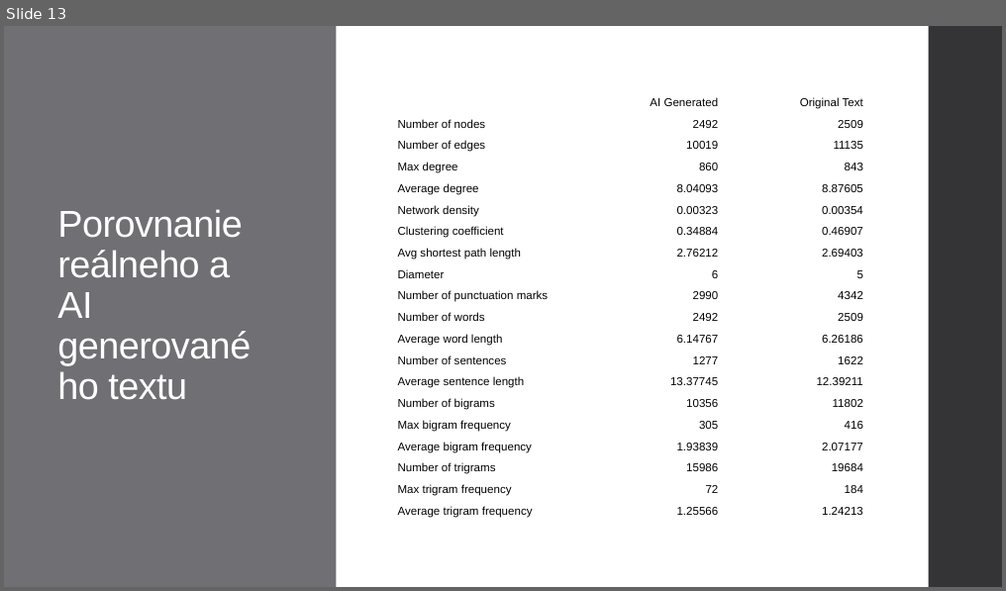
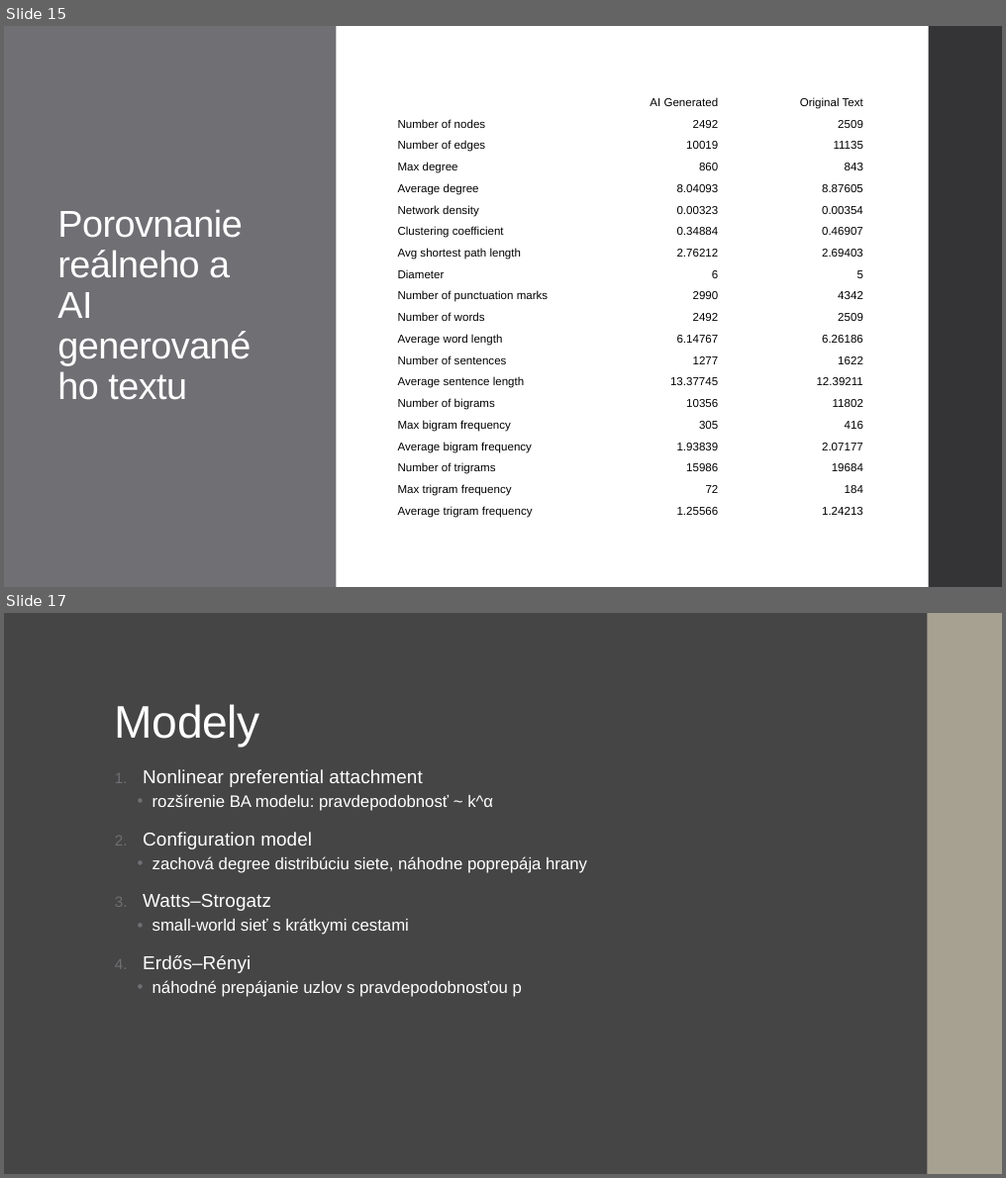
Before and after one commit to Nemeth03/Masters-Thesis, a slide deck: ProjektovySeminar.pptx. Shown one above the other, each under a label of ours: slide 13 before the commit, slides 15 and 17 after it; the slides between them are not shown. The pictures are 1006x591 and 1006x1178 pixels, drawn with LibreOffice and Linux fonts; fonts in the diff are those of the drawing. Boxes give left, top, right and bottom in pixels: in the first picture for what was removed or moved away, otherwise in the second. Text is boxed around its words. In the diff, an @@ line names an element or a change of style, - is before the commit and + after.

```diff
--- a/ProjektovySeminar.pptx
+++ b/ProjektovySeminar.pptx
@@ slide 17 added at (x1=4, y1=613, x2=1002, y2=1174), background #454545 @@
@@ rectangle added at (x1=4, y1=613, x2=1002, y2=1174), fill #454545 @@
@@ rectangle added at (x1=927, y1=613, x2=1002, y2=1174), fill #A7A192 @@
@@ rectangle added at (x1=929, y1=613, x2=1002, y2=1174), fill #A7A192 @@
@@ title added at (x1=115, y1=704, x2=259, y2=747), 44 pt, text #FFFFFF @@
+Modely
@@ text added at (x1=143, y1=769, x2=587, y2=997), 16 pt, text #FFFFFF @@
+1. Nonlinear preferential attachment
+  • rozšírenie BA modelu: pravdepodobnosť ~ k^α
+2. Configuration model
+  • zachová degree distribúciu siete, náhodne poprepája hrany
+3. Watts–Strogatz
+  • small-world sieť s krátkymi cestami
+4. Erdős–Rényi
+  • náhodné prepájanie uzlov s pravdepodobnosťou p
@@ what was slide 13 is now slide 15 @@
```
Also in this commit, not shown: 5 slides changed, 3 other slides added, 2 slides removed.
